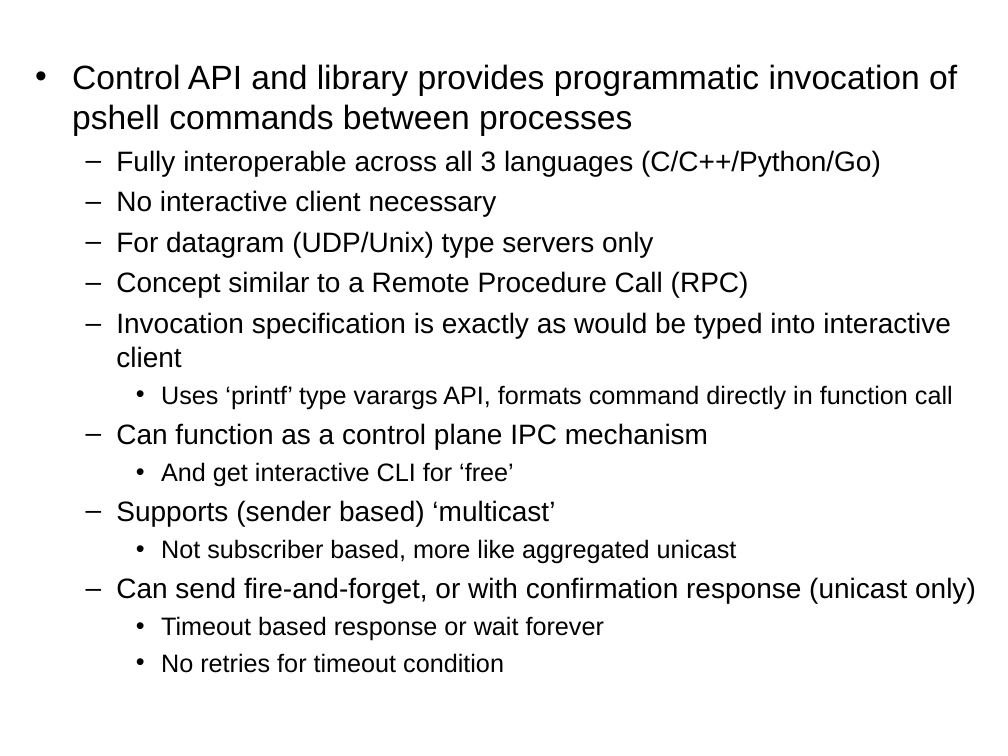
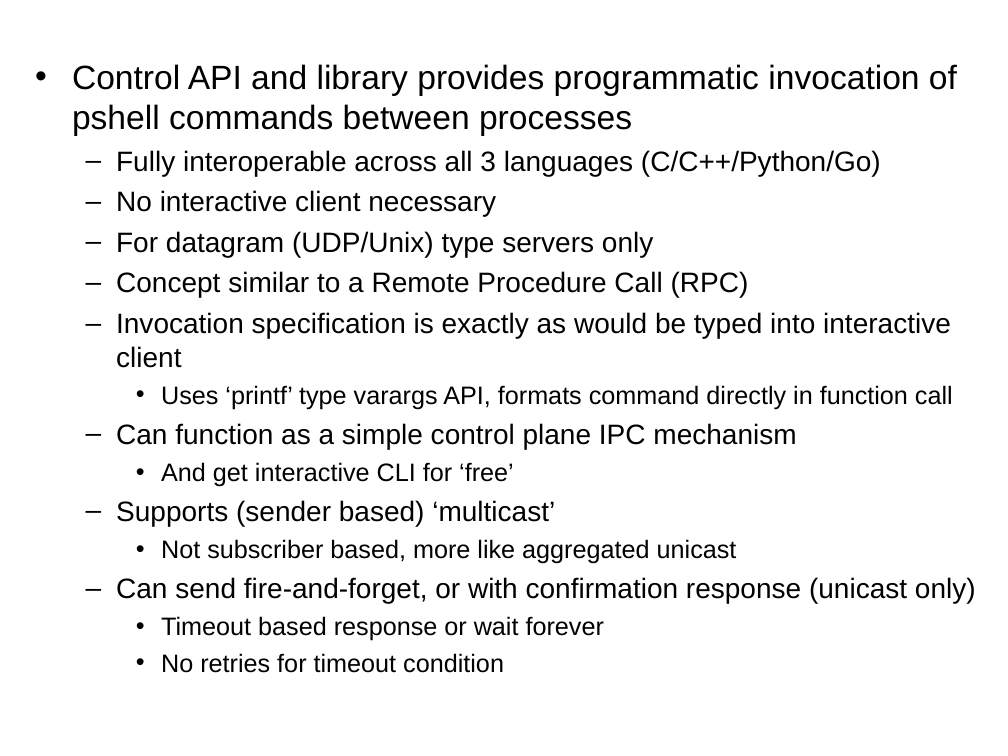
Before and after one commit to RonIovine/pshell, a slide deck: slide 4 of PSHELL-Framework.ppt. Drawn at 1008x756 pixels with LibreOffice and Linux fonts; fonts in the diff are those of the drawing. Boxes give left, top, right and bottom in pixels: in the first picture for what was removed or moved away, otherwise in the second. Text is boxed around its words. In the diff, an @@ line names an element or a change of style, - is before the commit and + after.

```diff
--- a/PSHELL-Framework.ppt
+++ b/PSHELL-Framework.ppt
@@ text at bbox=[116, 150, 976, 603]: indent changed @@
@@ text at bbox=[116, 423, 796, 449]: text changed @@
-  – Can function as a control plane IPC mechanism
+  – Can function as a simple control plane IPC mechanism
```
Also in this commit, not shown: 2 other slides changed, 12 other files.
